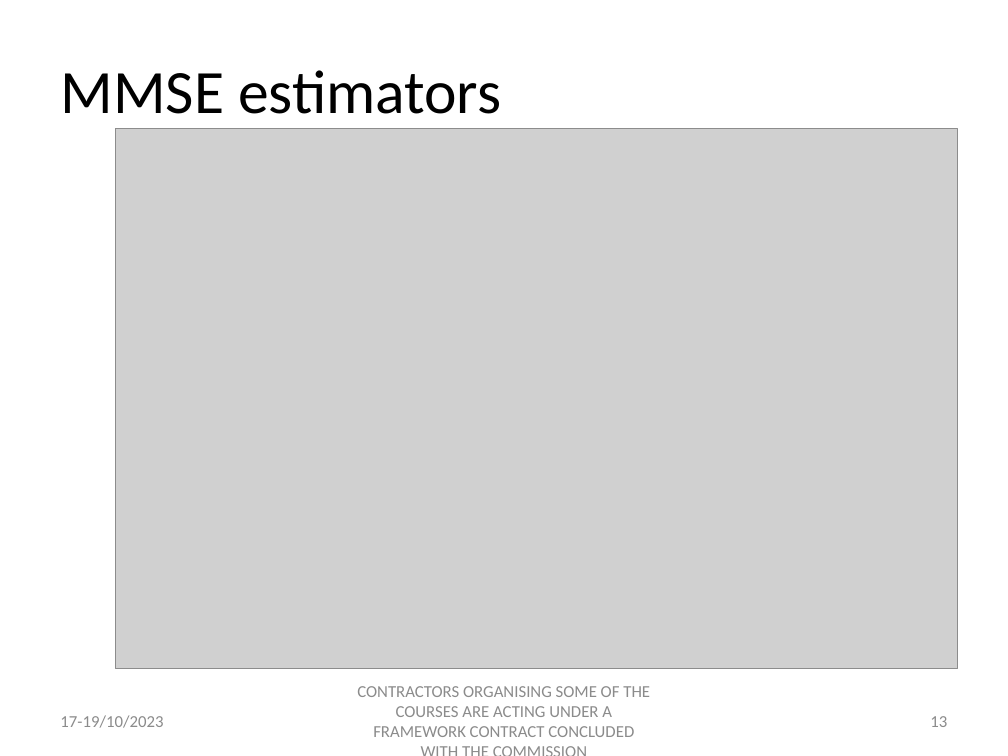
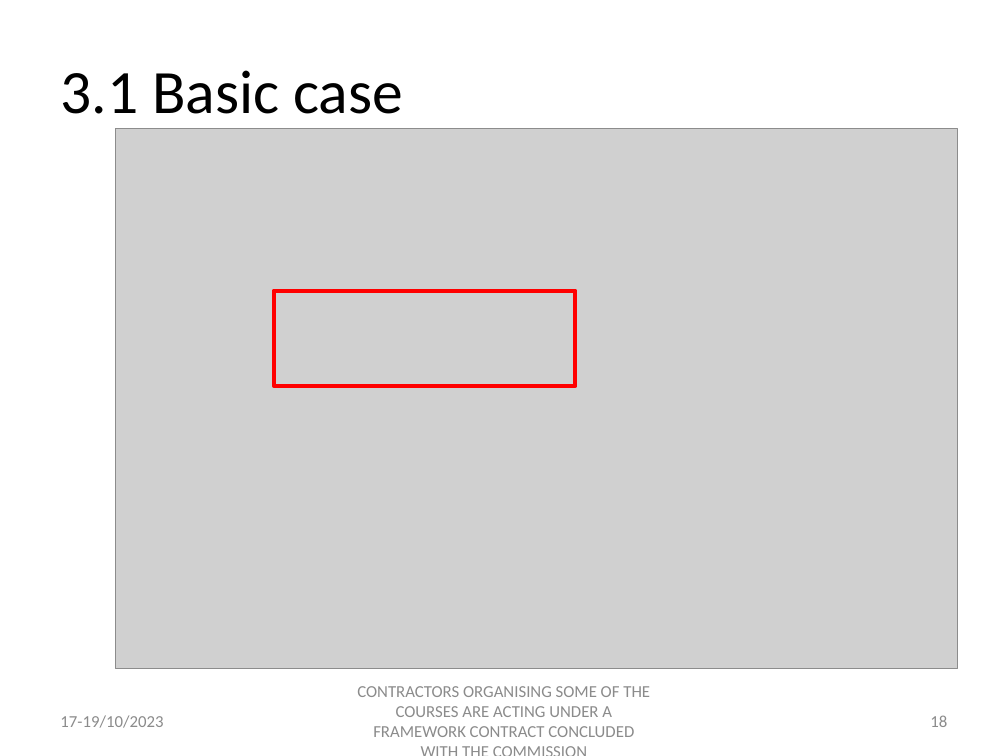
Before and after one commit to palatej/estp2023, a slide deck: slide 18 of Presentations/2.2 JD+_SEATS.pptx (slide 13 before the commit). Drawn at 1008x756 pixels with LibreOffice and Linux fonts; fonts in the diff are those of the drawing; grey boxes stand for pictures. Boxes give left, top, right and bottom in pixels: in the first picture for what was removed or moved away, otherwise in the second. Text is boxed around its words. In the diff, an @@ line names an element or a change of style, - is before the commit and + after.

```diff
--- a/Presentations/2.2 JD+_SEATS.pptx
+++ b/Presentations/2.2 JD+_SEATS.pptx
@@ title at box(60, 70, 403, 114): text changed @@
-MMSE estimators
+3.1 Basic case
@@ rectangle added at box(274, 290, 576, 385), outline #FF0000 3 pt @@
@@ page number at box(930, 715, 947, 727): text changed @@
-13
+18
```
Also in this commit, not shown: 17 other slides changed, 5 slides added, 14 other files.
